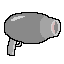
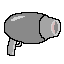
Before/after of a (64, 64) layered artwork. What changed in the layer stack:
painted on "Layer 1 copy" over [5,15,45,40]
